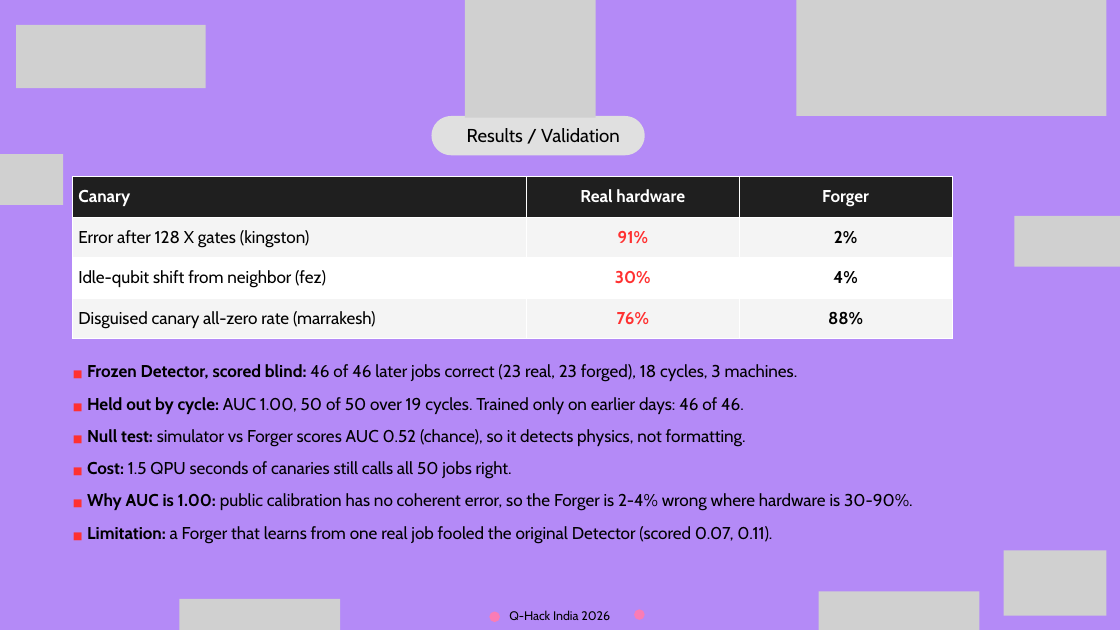
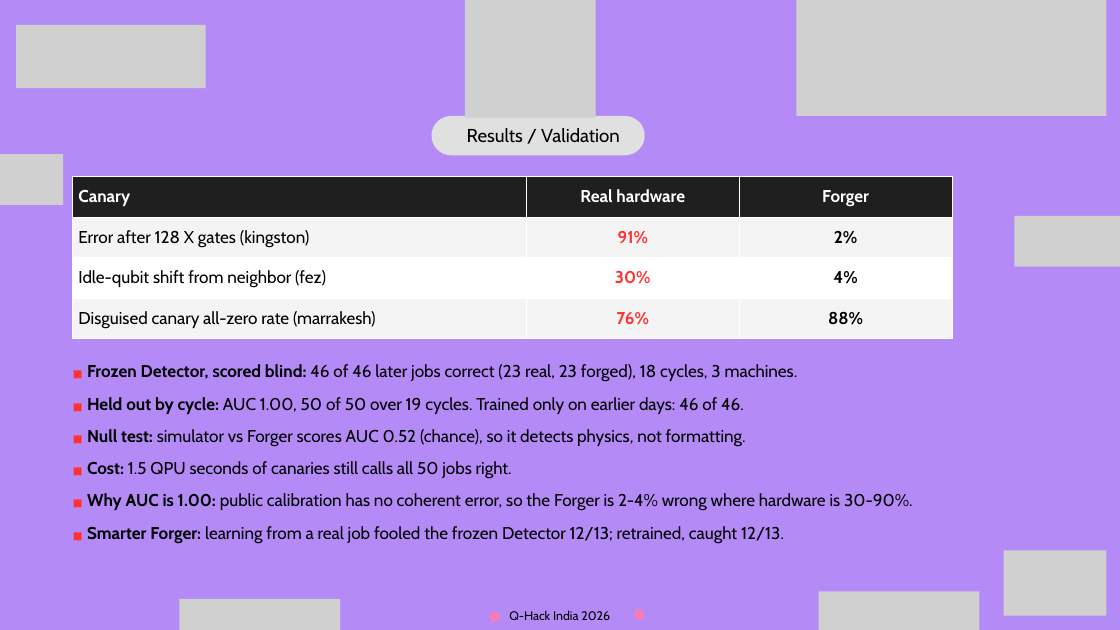
Before and after one commit to Karthikeya47/GhostQPU, a slide deck: slide 8 of docs/GhostQPU_QHack_India26.pptx. Drawn at 1120x630 pixels with LibreOffice and Linux fonts; fonts in the diff are those of the drawing; grey boxes stand for pictures. Boxes give left, top, right and bottom in pixels: in the first picture for what was removed or moved away, otherwise in the second. Text is boxed around its words. In the diff, an @@ line names an element or a change of style, - is before the commit and + after.

Commit message:
Write up the stronger Forger study and the backend API; update the deck

```diff
--- a/docs/GhostQPU_QHack_India26.pptx
+++ b/docs/GhostQPU_QHack_India26.pptx
@@ text at <box>87,526,784,544</box>: text changed @@
-■ Limitation: a Forger that learns from one real job fooled the original Detector (scored 0.07, 0.11).
+■ Smarter Forger: learning from a real job fooled the frozen Detector 12/13; retrained, caught 12/13.
```
Also in this commit, not shown: 3 other files.
